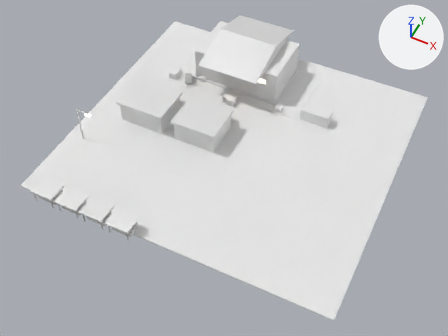
The FBX model Assets/Art/KayseriIsland/Models/Phase1/Market_P1.fbx: old version first, new version second.
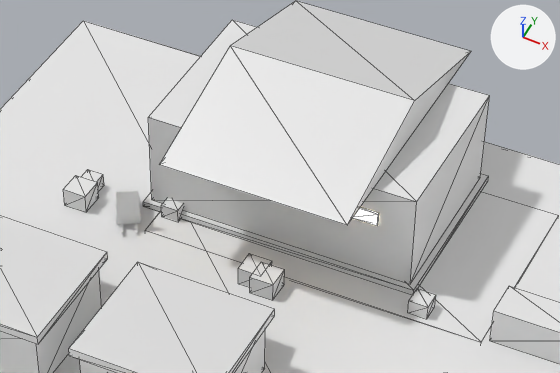
There are two pictures of each version: one whole from a 50 mm camera at (42.7, -220.3, 103.7) aimed at (0.9, -136.9, -0.6), one close up on the part from 33% to 72% of the width and 4% to 38% of the height. Lighting does not change. The marker at upper right points along +X, +Y and +Z. The first two pictures are the older version. The close-ups show mesh edges as thin lines. Where no turn or scale is listed for an object, it has been applied to the vertices.

Names of what the first close-up shows: 'Market.Fork', 'Market.Goods', 'Market.Pad', 'Market.Shop0', 'Market.Shop1', 'Market.WH1'.
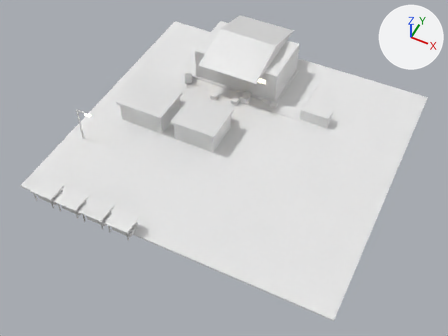
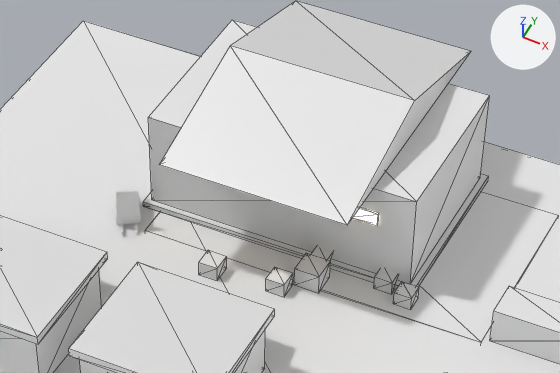
The newer file is also turned or shifted as a whole; pictures and numbers use the older file's frame.

Location of each change, (x1, y1, x2, y2) in pixels of the close-ups (560 x 373 px; the box of a moved part takes in the faces that stretch with it):
'Market.Goods', reshaped: before (63, 169, 560, 364); after (199, 247, 560, 364)
part 1 of me_market_goods_001, moved or reshaped: before (238, 253, 272, 287); after (374, 268, 398, 294)
part 2 of me_market_goods_001, moved or reshaped: before (63, 175, 99, 212); after (393, 281, 419, 309)
part 3 of me_market_goods_001, moved or reshaped: before (161, 198, 184, 222); after (294, 253, 331, 293)
part 4 of me_market_goods_001, moved or reshaped: before (81, 169, 104, 192); after (311, 247, 333, 261)
part 5 of me_market_goods_001, moved or reshaped: before (250, 262, 285, 300); after (199, 250, 227, 281)
part 6 of me_market_goods_001, moved or reshaped: before (408, 289, 436, 319); after (266, 267, 293, 297)

Patch to the scene script:
```diff
--- a/Assets/Art/KayseriIsland/Models/Phase1/Market_P1.fbx.py
+++ b/Assets/Art/KayseriIsland/Models/Phase1/Market_P1.fbx.py
@@ me_market_goods_001 @@
 # used by ob_market_goods; location = (0.0, 0.0, 0.0)
-me_market_goods_001.from_pydata(...)  # 56 vertices, 84 faces; spans x -25.1..17.5, y -118.7..-112.5, z 0.3..3.3
+me_market_goods_001.from_pydata(...)  # 56 vertices, 84 faces; spans x -11.9..17.5, y -118.6..-112.5, z 0.3..3.3
+# me_market_goods_001 part 1: the loose piece of 8 vertices spanning x -8.8..-6.9, y -118.2..-116.3, z 0.3..1.8 is scaled about its middle by 0.769, then moved by (9.2, 3.9, -0.2)
+# me_market_goods_001 part 2: the loose piece of 8 vertices spanning x -25.1..-23.1, y -116.1..-114.2, z 0.3..1.9 is scaled about its middle by 0.721, then moved by (27.4, 0.8, -0.2)
+# me_market_goods_001 part 3: the loose piece of 8 vertices spanning x -17.6..-16.2, y -114.0..-112.5, z 0.3..1.5 is scaled about its middle by 1.4, then moved by (12.9, -2.2, 0.2)
+# me_market_goods_001 part 4: the loose piece of 8 vertices spanning x -24.9..-23.5, y -114.0..-112.6, z 0.3..1.4 is moved by (20.1, -0.1, 0.0)
+# me_market_goods_001 part 5: the loose piece of 8 vertices spanning x -7.6..-5.7, y -118.7..-116.8, z 0.3..1.8 is scaled about its middle by 0.808, then moved by (-4.5, -0.1, -0.1)
+# me_market_goods_001 part 6: the loose piece of 8 vertices spanning x 3.9..5.5, y -115.4..-113.9, z 0.3..1.5 is moved by (-10.5, -2.6, 0.0)
 me_market_goods_001.materials.append(mat_wood_lt)
```
